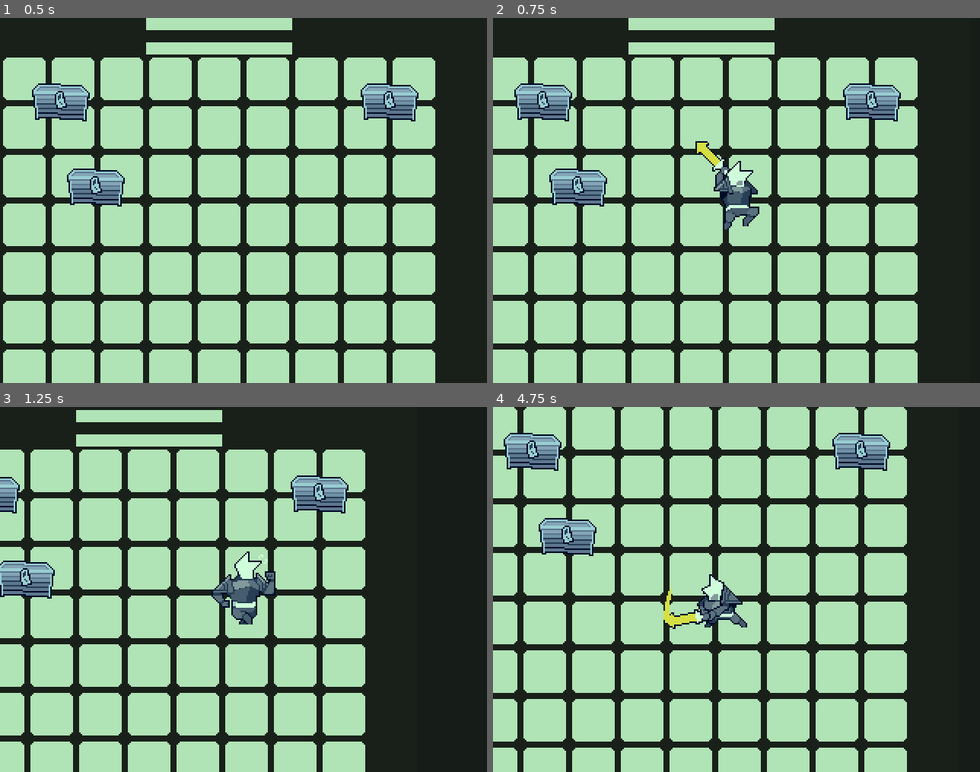
Above: before the commit, frames 1-4 (two rows, left to right).
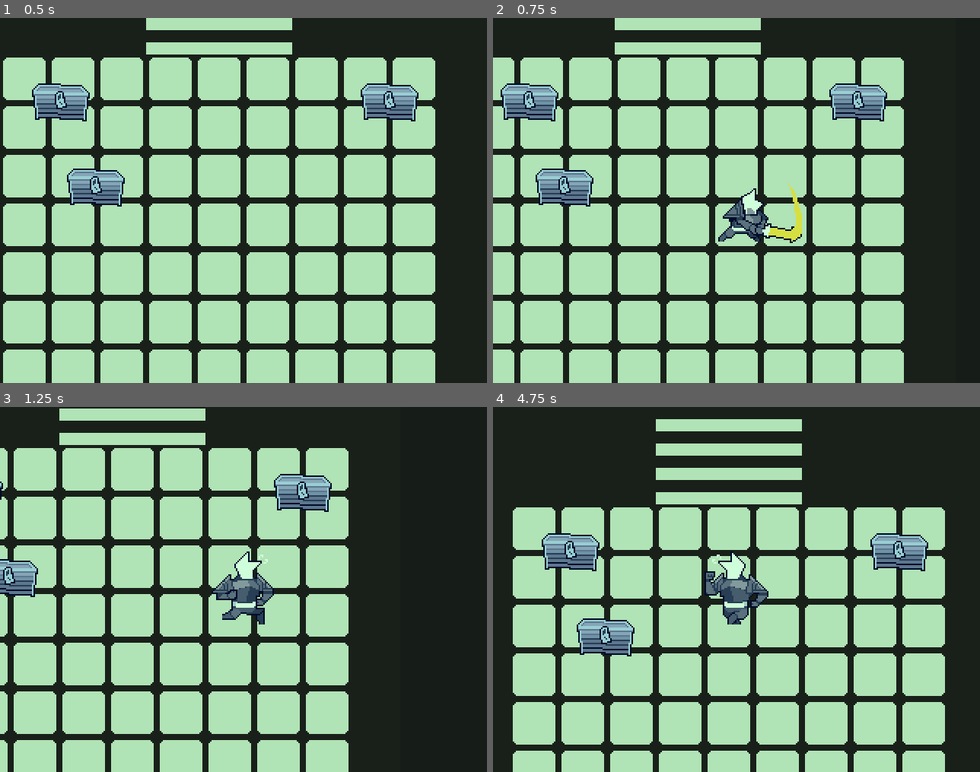
Above: after the commit, the same moments.

Repository: loopies2600/PixelGameJam-2024-Submission
Game: Godot game, scene res://scenes/game_state/gst_gamefield.tscn
Two runs of this game, one before a commit and one after it. Both use one fixed random seed, a clock stepped at 60 frames per second and the inputs below.
Inputs (mouse positions are in pixels of both pictures, inside the frame that each line leads up to):
- Up to frame 1 (0.5 s): no input
- Up to frame 2 (0.75 s): tap Enter at 0.5 s; move the mouse to (843, 182) at 0.52 s; hold D (move_right) from 0.53 s (still down); tap X (attack) at 0.6 s
- Up to frame 3 (1.25 s): keep holding D (move_right)
- Up to frame 4 (4.75 s): move the mouse to (639, 607) at 1.27 s; release D (move_right) at 1.28 s; hold S (move_down) 1.28-2.03 s; tap X (attack) at 1.35, 2.3, 3.05, 3.6, 4.35 s; move the mouse to (785, 509) at 2.02 s; hold D (move_right) 2.03-2.78 s; hold Z (interact) 2.03-2.78 s; move the mouse to (712, 662) at 2.77 s; hold W (move_up) 2.78-3.53 s; tap Shift (run) at 2.85 s; move the mouse to (882, 644) at 3.52 s; hold A (move_left) from 3.53 s (still down); move the mouse to (590, 534) at 4.27 s

Frame 1 is identical in both runs. In frame 2, 24% of the frame differs, in the area x 1-88%, y 0-100%; in frame 3, 22%; in frame 4, 46%, in the area x 0-93%, y 0-100%.

Commit message:
oye
wwww

Diff:
--- a/data/player/animframes.tres
+++ b/data/player/animframes.tres
@@ -1,100 +1,173 @@
-[gd_resource type="SpriteFrames" load_steps=26 format=2]
+[gd_resource type="SpriteFrames" load_steps=36 format=2]
 
 [ext_resource path="res://assets/sprites/objects/sprsh_knight_down.png" type="Texture" id=1]
 [ext_resource path="res://assets/sprites/objects/spr_knight_horiz.png" type="Texture" id=2]
 [ext_resource path="res://assets/sprites/objects/sprsh_knight_up.png" type="Texture" id=3]
 [ext_resource path="res://assets/sprites/objects/sprsh_knight_attackhoriz.png" type="Texture" id=4]
-
-[sub_resource type="AtlasTexture" id=16]
-atlas = ExtResource( 4 )
-region = Rect2( 0, 0, 73, 72 )
+[ext_resource path="res://assets/sprites/objects/sprsh_knight_attackdown.png" type="Texture" id=5]
+[ext_resource path="res://assets/sprites/objects/sprsh_knight_attackup.png" type="Texture" id=6]
+
+[sub_resource type="AtlasTexture" id=22]
+flags = 4
+atlas = ExtResource( 6 )
+region = Rect2( 0, 0, 41, 80 )
+
+[sub_resource type="AtlasTexture" id=23]
+flags = 4
+atlas = ExtResource( 6 )
+region = Rect2( 41, 0, 41, 80 )
+
+[sub_resource type="AtlasTexture" id=24]
+flags = 4
+atlas = ExtResource( 6 )
+region = Rect2( 82, 0, 41, 80 )
+
+[sub_resource type="AtlasTexture" id=25]
+flags = 4
+atlas = ExtResource( 6 )
+region = Rect2( 123, 0, 41, 80 )
+
+[sub_resource type="AtlasTexture" id=26]
+flags = 4
+atlas = ExtResource( 6 )
+region = Rect2( 164, 0, 41, 80 )
 
 [sub_resource type="AtlasTexture" id=17]
+flags = 4
 atlas = ExtResource( 4 )
 region = Rect2( 73, 0, 73, 72 )
 
 [sub_resource type="AtlasTexture" id=18]
+flags = 4
 atlas = ExtResource( 4 )
 region = Rect2( 146, 0, 73, 72 )
 
 [sub_resource type="AtlasTexture" id=19]
+flags = 4
 atlas = ExtResource( 4 )
 region = Rect2( 219, 0, 73, 72 )
 
 [sub_resource type="AtlasTexture" id=20]
+flags = 4
 atlas = ExtResource( 4 )
 region = Rect2( 292, 0, 73, 72 )
 
 [sub_resource type="AtlasTexture" id=21]
+flags = 4
 atlas = ExtResource( 4 )
 region = Rect2( 365, 0, 73, 72 )
 
+[sub_resource type="AtlasTexture" id=27]
+flags = 4
+atlas = ExtResource( 5 )
+region = Rect2( 0, 0, 41, 80 )
+
+[sub_resource type="AtlasTexture" id=28]
+flags = 4
+atlas = ExtResource( 5 )
+region = Rect2( 41, 0, 41, 80 )
+
+[sub_resource type="AtlasTexture" id=29]
+flags = 4
+atlas = ExtResource( 5 )
+region = Rect2( 82, 0, 41, 80 )
+
+[sub_resource type="AtlasTexture" id=30]
+flags = 4
+atlas = ExtResource( 5 )
+region = Rect2( 123, 0, 41, 80 )
+
 [sub_resource type="AtlasTexture" id=1]
+flags = 4
 atlas = ExtResource( 1 )
 region = Rect2( 43, 0, 43, 50 )
 
 [sub_resource type="AtlasTexture" id=2]
+flags = 4
 atlas = ExtResource( 2 )
 region = Rect2( 0, 0, 42, 50 )
 
 [sub_resource type="AtlasTexture" id=3]
+flags = 4
 atlas = ExtResource( 3 )
 region = Rect2( 43, 0, 43, 50 )
 
 [sub_resource type="AtlasTexture" id=5]
+flags = 4
 atlas = ExtResource( 1 )
 region = Rect2( 0, 0, 43, 50 )
 
 [sub_resource type="AtlasTexture" id=4]
+flags = 4
 atlas = ExtResource( 1 )
 region = Rect2( 43, 0, 43, 50 )
 
 [sub_resource type="AtlasTexture" id=7]
+flags = 4
 atlas = ExtResource( 1 )
 region = Rect2( 86, 0, 43, 50 )
 
 [sub_resource type="AtlasTexture" id=6]
+flags = 4
 atlas = ExtResource( 1 )
 region = Rect2( 129, 0, 43, 50 )
 
 [sub_resource type="AtlasTexture" id=9]
+flags = 4
 atlas = ExtResource( 2 )
 region = Rect2( 42, 0, 42, 50 )
 
 [sub_resource type="AtlasTexture" id=8]
+flags = 4
 atlas = ExtResource( 2 )
 region = Rect2( 0, 0, 42, 50 )
 
 [sub_resource type="AtlasTexture" id=11]
+flags = 4
 atlas = ExtResource( 2 )
 region = Rect2( 126, 0, 42, 50 )
 
 [sub_resource type="AtlasTexture" id=10]
+flags = 4
 atlas = ExtResource( 2 )
 region = Rect2( 84, 0, 42, 50 )
 
 [sub_resource type="AtlasTexture" id=12]
+flags = 4
 atlas = ExtResource( 3 )
 region = Rect2( 0, 0, 43, 50 )
 
 [sub_resource type="AtlasTexture" id=13]
+flags = 4
 atlas = ExtResource( 3 )
 region = Rect2( 43, 0, 43, 50 )
 
 [sub_resource type="AtlasTexture" id=14]
+flags = 4
 atlas = ExtResource( 3 )
 region = Rect2( 86, 0, 43, 50 )
 
 [sub_resource type="AtlasTexture" id=15]
+flags = 4
 atlas = ExtResource( 3 )
 region = Rect2( 129, 0, 43, 50 )
 
 [resource]
 animations = [ {
-"frames": [ SubResource( 16 ), SubResource( 17 ), SubResource( 18 ), SubResource( 19 ), SubResource( 20 ), SubResource( 21 ) ],
+"frames": [ SubResource( 22 ), SubResource( 23 ), SubResource( 24 ), SubResource( 25 ), SubResource( 26 ) ],
+"loop": true,
+"name": "attack1_d",
+"speed": 5.0
+}, {
+"frames": [ SubResource( 17 ), SubResource( 18 ), SubResource( 19 ), SubResource( 20 ), SubResource( 21 ) ],
 "loop": true,
 "name": "attack1_h",
-"speed": 12.0
+"speed": 20.0
+}, {
+"frames": [ SubResource( 27 ), SubResource( 28 ), SubResource( 29 ), SubResource( 30 ), SubResource( 30 ) ],
+"loop": true,
+"name": "attack1_u",
+"speed": 5.0
 }, {
 "frames": [ SubResource( 1 ) ],
 "loop": true,
@@ -114,15 +187,15 @@
 "frames": [ SubResource( 5 ), SubResource( 4 ), SubResource( 7 ), SubResource( 6 ) ],
 "loop": true,
 "name": "walk_down",
-"speed": 5.0
+"speed": 7.0
 }, {
 "frames": [ SubResource( 9 ), SubResource( 8 ), SubResource( 11 ), SubResource( 10 ) ],
 "loop": true,
 "name": "walk_h",
-"speed": 5.0
+"speed": 7.0
 }, {
 "frames": [ SubResource( 12 ), SubResource( 13 ), SubResource( 14 ), SubResource( 15 ) ],
 "loop": true,
 "name": "walk_up",
-"speed": 5.0
+"speed": 7.0
 } ]
Binary file added: assets/sprites/comet_card.png
Not shown, added: assets/sprites/comet_card.png.import
Not shown, added: assets/sprites/objects/sprsh_knight_attackdown.png.import
Not shown, added: assets/sprites/objects/sprsh_knight_attackup.png.import
Not shown, added: assets/sprites/particles/sprsh_part_hit1.png.import
Not shown, added: assets/sprites/particles/sprsh_part_hit2.png.import
Binary file added: assets/sprites/portraits/port_sir_quejonte.png
Not shown, added: assets/sprites/portraits/port_sir_quejonte.png.import
